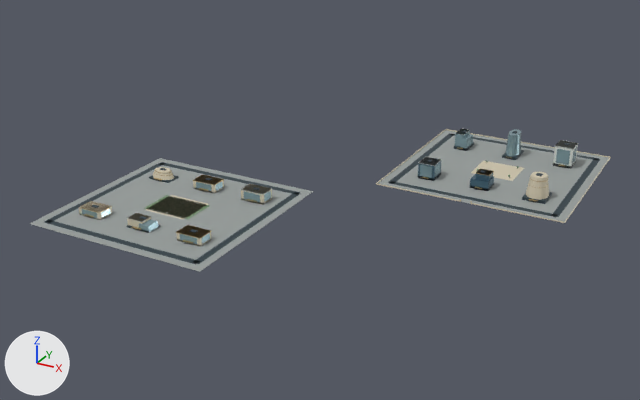
Two versions of the glTF model web/public/assets/3d/ampliworld/GC-CITY-2030/GC-TILE-14-25.glb, one commit apart.
Both versions are drawn from a 50 mm lens placed at (4660.0, -11292.0, 612.0), pointed at (3969.0, -10037.0, -16.0). Lighting does not change. The marker at lower left points along +X, +Y and +Z. The older version comes first. Where no turn or scale is listed for an object, it has been applied to the vertices. Vertices at exactly the same position are counted once.

Script lines for the objects in view, before the commit:
```python
ob_gc_tile_14_25_blue = bpy.data.objects.new('GC-TILE-14-25-blue', me_mesh_8)
ob_gc_tile_14_25_blue.location = (0.0, 0.0, 0.0)
ob_gc_tile_14_25_dark = bpy.data.objects.new('GC-TILE-14-25-dark', me_mesh_1)
ob_gc_tile_14_25_dark.location = (0.0, 0.0, 0.0)
ob_gc_tile_14_25_glass = bpy.data.objects.new('GC-TILE-14-25-glass', me_mesh_6)
ob_gc_tile_14_25_glass.location = (0.0, 0.0, 0.0)
ob_gc_tile_14_25_gold = bpy.data.objects.new('GC-TILE-14-25-gold', me_mesh_5)
ob_gc_tile_14_25_gold.location = (0.0, 0.0, 0.0)
ob_gc_tile_14_25_ivory = bpy.data.objects.new('GC-TILE-14-25-ivory', me_mesh_2)
ob_gc_tile_14_25_ivory.location = (0.0, 0.0, 0.0)
ob_gc_tile_14_25_paving = bpy.data.objects.new('GC-TILE-14-25-paving', me_mesh_0)
ob_gc_tile_14_25_paving.location = (0.0, 0.0, 0.0)
ob_gc_tile_14_25_white = bpy.data.objects.new('GC-TILE-14-25-white', me_mesh_7)
ob_gc_tile_14_25_white.location = (0.0, 0.0, 0.0)
```
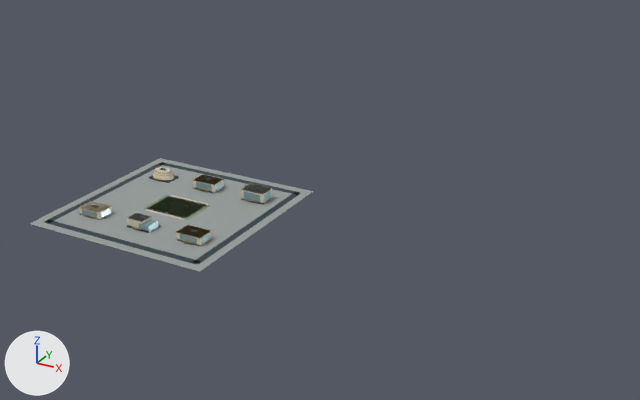
Patch to the scene script:
```diff
--- a/web/public/assets/3d/ampliworld/GC-CITY-2030/GC-TILE-14-25.glb.py
+++ b/web/public/assets/3d/ampliworld/GC-CITY-2030/GC-TILE-14-25.glb.py
@@ me_mesh_0 @@
 # used by ob_gc_tile_14_25_paving; location = (0.0, 0.0, 0.0)
-me_mesh_0.from_pydata(...)  # 16 vertices, 24 faces; spans x 3621.0..4379.0, y -10379.0..-9621.0, z 0.0
+me_mesh_0.from_pydata(...)  # 8 vertices, 12 faces; spans x 3621.0..3959.0, y -10379.0..-10041.0, z 0.0
+# me_mesh_0 part 1: the loose piece of 8 vertices spanning x 4041.0..4379.0, y -9959.0..-9621.0, z 0.0 is deleted
 me_mesh_0.materials.append(mat_paving)
@@ me_mesh_1 @@
 # used by ob_gc_tile_14_25_dark; location = (0.0, 0.0, 0.0)
-me_mesh_1.from_pydata(...)  # 256 vertices, 384 faces; spans x 3636.0..4364.0, y -10364.0..-9636.0, z 0.0..48.0
+me_mesh_1.from_pydata(...)  # 128 vertices, 192 faces; spans x 3636.0..3944.0, y -10364.0..-10056.0, z 0.0..20.0
+# me_mesh_1 part 2: 16 loose pieces with 128 vertices, spanning x 4056.0..4364.0, y -9944.0..-9636.0, z 0.0..48.0, are deleted
 me_mesh_1.materials.append(mat_dark)
@@ me_mesh_2 @@
 # used by ob_gc_tile_14_25_ivory; location = (0.0, 0.0, 0.0)
-me_mesh_2.from_pydata(...)  # 140 vertices, 224 faces; spans x 3668.0..4380.0, y -10312.0..-9620.0, z 0.0..42.0
+me_mesh_2.from_pydata(...)  # 70 vertices, 112 faces; spans x 3668.0..3912.0, y -10312.0..-10104.0, z 0.0..19.0
+# me_mesh_2 part 3: 7 loose pieces with 70 vertices, spanning x 4040.0..4380.0, y -9960.0..-9620.0, z 0.0..42.0, are deleted
 me_mesh_2.materials.append(mat_ivory)
@@ me_mesh_5 @@
 # used by ob_gc_tile_14_25_gold; location = (0.0, 0.0, 0.0)
-me_mesh_5.from_pydata(...)  # 342 vertices, 576 faces; spans x 3667.0..4327.0, y -10316.0..-9676.0, z 0.0..40.0
+me_mesh_5.from_pydata(...)  # 138 vertices, 228 faces; spans x 3667.0..3913.0, y -10316.0..-10103.0, z 4.0..17.0
+# me_mesh_5 part 4: 15 loose pieces with 204 vertices, spanning x 4104.0..4327.0, y -9960.0..-9676.0, z 0.0..40.0, are deleted
 me_mesh_5.materials.append(mat_gold)
@@ me_mesh_6 @@
 # used by ob_gc_tile_14_25_glass; location = (0.0, 0.0, 0.0)
-me_mesh_6.from_pydata(...)  # 238 vertices, 364 faces; spans x 3667.0..4327.0, y -10313.0..-9674.0, z 0.0..47.0
+me_mesh_6.from_pydata(...)  # 136 vertices, 204 faces; spans x 3667.0..3913.0, y -10313.0..-10103.0, z 0.0..17.0
+# me_mesh_6 part 5: 11 loose pieces with 102 vertices, spanning x 4095.0..4327.0, y -9895.0..-9674.0, z 0.0..47.0, are deleted
 me_mesh_6.materials.append(mat_glass)
@@ ob_gc_tile_14_25_blue @@
-ob_gc_tile_14_25_blue = bpy.data.objects.new('GC-TILE-14-25-blue', me_mesh_8)
-ob_gc_tile_14_25_blue.location = (0.0, 0.0, 0.0)
```

Changed parts and their boxes [x1, y1, x2, y2] in the pictures (640 x 400 px):
'GC-TILE-14-25-paving', reshaped (51% narrower, 20% shorter)
    before: [30, 130, 609, 272]
    after: [30, 158, 314, 272]
'GC-TILE-14-25-dark', reshaped (54% narrower, 24% shorter)
    before: [44, 130, 600, 265]
    after: [44, 162, 301, 265]
'GC-TILE-14-25-ivory', reshaped (64% narrower, 32% shorter)
    before: [79, 129, 611, 247]
    after: [79, 167, 272, 247]
'GC-TILE-14-25-glass', reshaped (62% narrower, 45% shorter)
    before: [82, 128, 577, 244]
    after: [82, 181, 271, 244]
'GC-TILE-14-25-gold', reshaped
    before: [78, 147, 565, 243]
    after: [78, 169, 256, 243]
'GC-TILE-14-25-blue', deleted (blue)
    before: [418, 157, 494, 191]
part 1 of me_mesh_0, deleted
    before: [377, 130, 609, 222]
part 2 of me_mesh_1, deleted
    before: [388, 130, 600, 217]
part 3 of me_mesh_2, deleted
    before: [376, 129, 611, 223]
part 4 of me_mesh_5, deleted
    before: [422, 147, 565, 203]
part 5 of me_mesh_6, deleted
    before: [420, 128, 577, 178]
